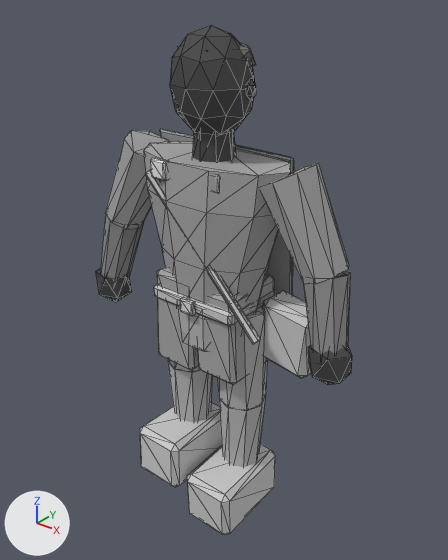
An edit to the glTF model assets/exports/npc/npc_wayfarer_passing_r_v01.glb, drawn before and after from the same camera.
Rendered twice from a 50 mm lens placed at (1.438, -1.742, 2.169), pointed at (0.014, 0.038, 1.065). Every picture has the same lights, and +X, +Y and +Z are marked at lower left. The older version comes first. Mesh edges are drawn as thin lines. Vertices at exactly the same position are counted once.

The first picture shows 'GEO_npc_wayfarer_passing_r_v01'.
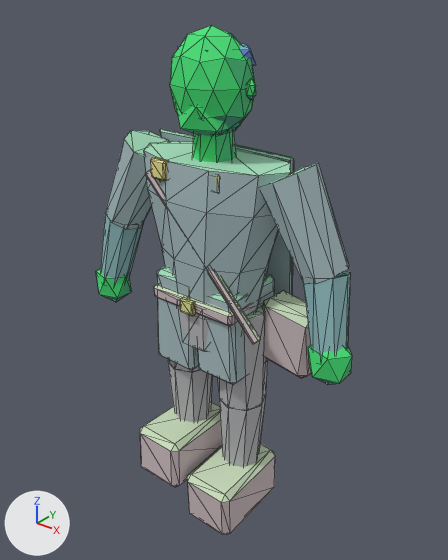
Patch to the scene script:
```diff
--- a/assets/exports/npc/npc_wayfarer_passing_r_v01.glb.py
+++ b/assets/exports/npc/npc_wayfarer_passing_r_v01.glb.py
@@ me_geo_npc_wayfarer_passing_r_v01 @@
 # used by ob_geo_npc_wayfarer_passing_r_v01; location = (0.0, 0.0, 0.0)
-me_geo_npc_wayfarer_passing_r_v01.from_pydata(...)  # 562 vertices, 1012 faces; spans x -0.64..0.64, y -0.27..0.26, z -0.01..2.03
+me_geo_npc_wayfarer_passing_r_v01.from_pydata(...)  # 574 vertices, 1032 faces; spans x -0.64..0.64, y -0.27..0.26, z -0.01..2.03
+# me_geo_npc_wayfarer_passing_r_v01 part 1: a new loose piece, an icosphere of 20 faces spanning x -0.12..0.12, y -0.14..0.07, z 1.65..1.83, in mat_mat_npc_indexed
+# me_geo_npc_wayfarer_passing_r_v01 part 2: 1012 kept faces spanning x -0.64..0.64, y -0.27..0.26, z -0.01..2.03 get new vertex colours
 me_geo_npc_wayfarer_passing_r_v01.materials.append(mat_mat_npc_indexed)
```

Changed parts and their boxes (x1, y1, x2, y2) in the pictures (448 x 560 px):
part 1 of me_geo_npc_wayfarer_passing_r_v01, added (green)
    after: (176, 106, 241, 136)
part 2 of me_geo_npc_wayfarer_passing_r_v01, recoloured
    both: (96, 25, 352, 534)
